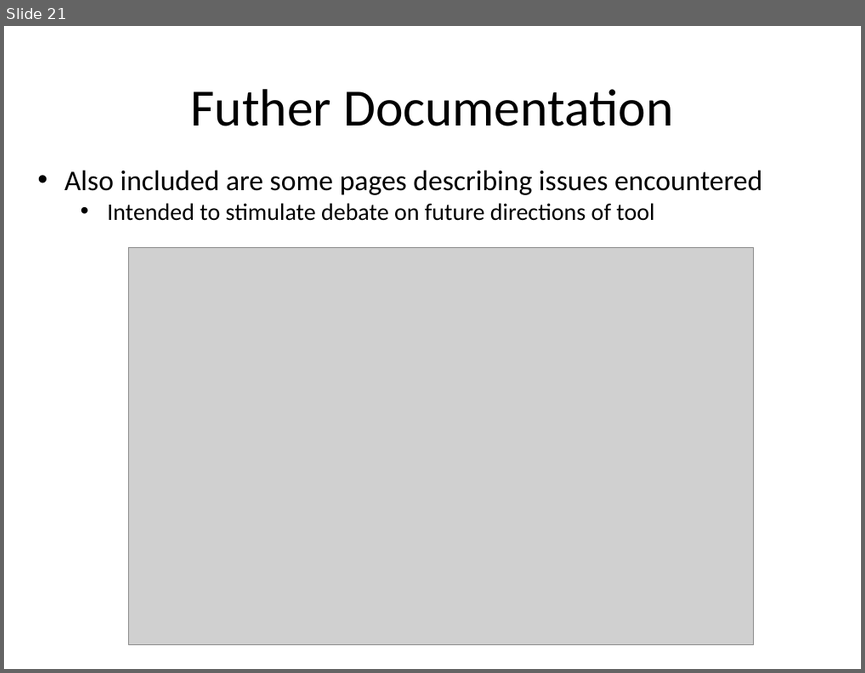
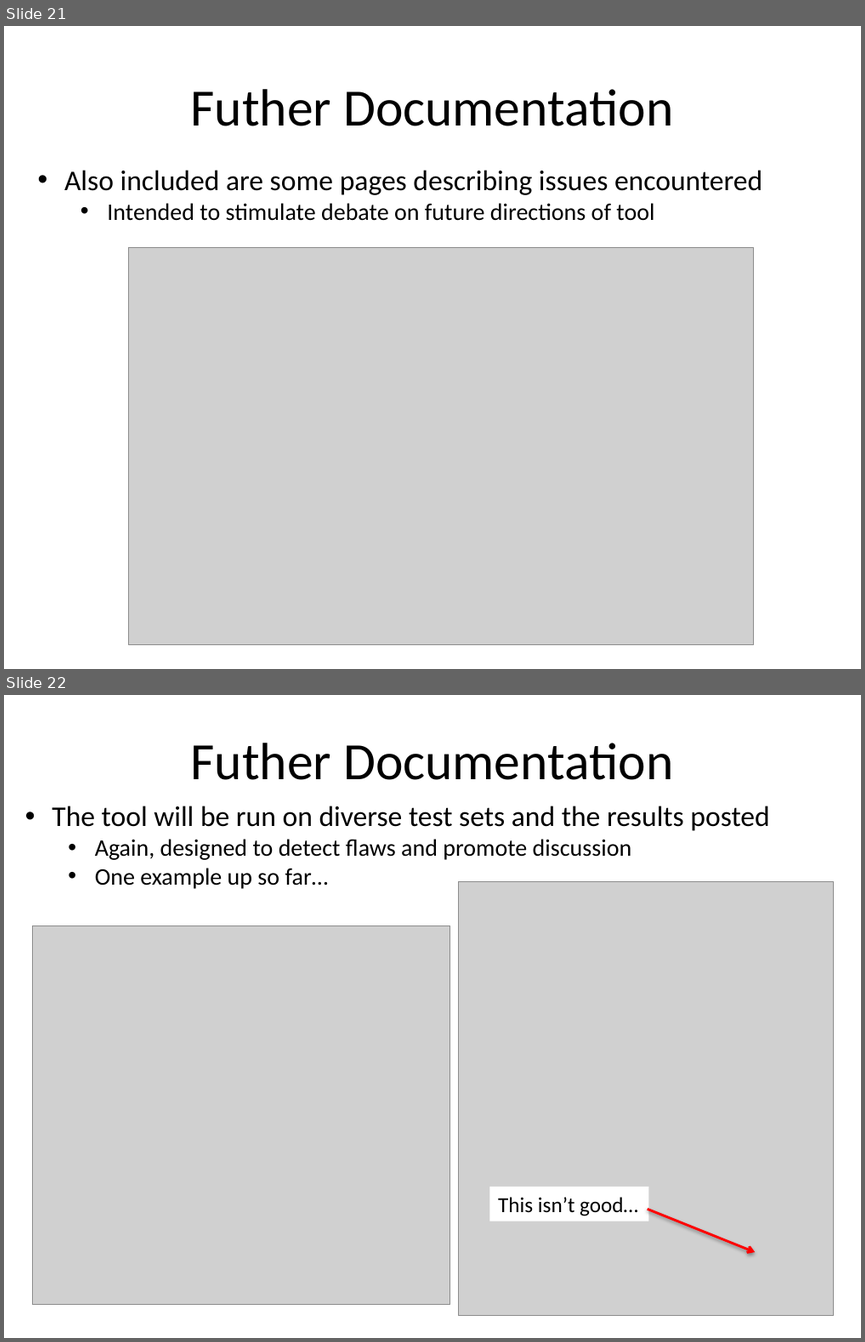
Before and after one commit to flatkinson/standardiser, a slide deck: standardiser.pptx. Shown one above the other, each under a label of ours: slide 21 before the commit, slides 21 and 22 after it. The pictures are 865x673 and 865x1342 pixels, drawn with LibreOffice and Linux fonts; fonts in the diff are those of the drawing; grey boxes stand for pictures. Boxes give left, top, right and bottom in pixels: in the first picture for what was removed or moved away, otherwise in the second. Text is boxed around its words. In the diff, an @@ line names an element or a change of style, - is before the commit and + after.

```diff
--- a/standardiser.pptx
+++ b/standardiser.pptx
@@ slide 22 added at (4,695,861,1338), background #FFFFFF @@
@@ title added at (191,743,673,780), 44 pt, text #000000 @@
+Futher Documentation
@@ text added at (52,805,769,889), 20 pt, text #000000 @@
+• The tool will be run on diverse test sets and the results posted
+  • Again, designed to detect flaws and promote discussion
+  • One example up so far…
@@ picture added at (458,882,833,1315) @@
@@ picture added at (32,925,450,1304) @@
@@ rectangle added at (490,1186,649,1220), fill #FFFFFF, 18 pt, text #000000 @@
+This isn’t good…
@@ arrow added from (647, 1209) to (755, 1252), #FF0000 2 pt @@
```
Also in this commit, not shown: 1 slide changed, 4 other files.
